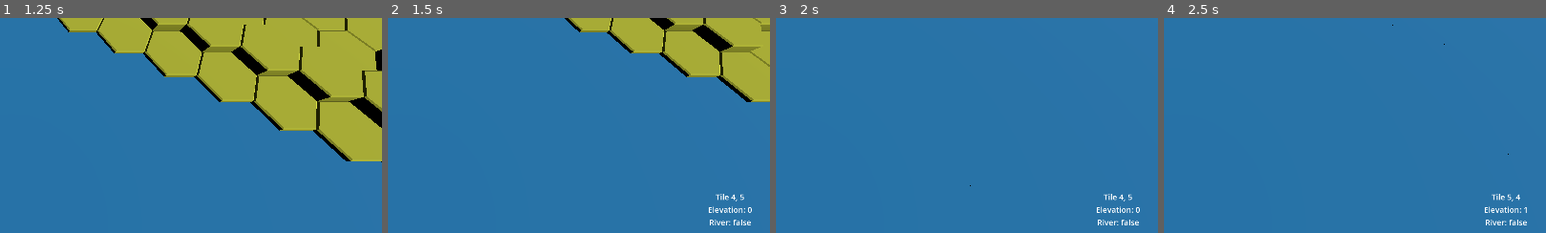
Above: before the commit, frames 1-4 (left to right).
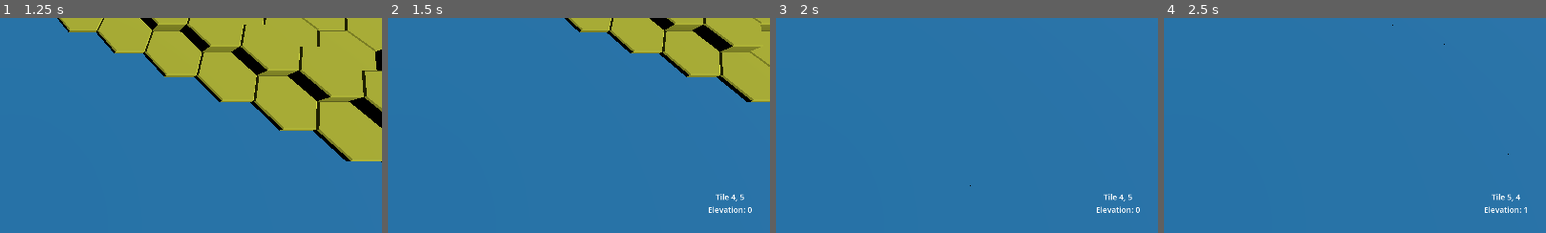
Above: after the commit, the same moments.

Repository: web-fu/prince
Game: Godot game, scene res://scenes/ui/MainMenu.tscn
The game is run twice, just before and just after one commit, with the same random seed, the same clock (stepped at 60 frames per second) and the same inputs.
Inputs (mouse positions are % of the whole screen's width and height, from its top left):
- Up to frame 1 (1.25 s): click "Start Game" at 0.5 s
- Up to frame 2 (1.5 s): tap Enter at 1.25 s; move the mouse to (72, 45) at 1.27 s; hold E (axial_move_north_east) from 1.28 s (still down); hold Down (camera_move_down) from 1.28 s (still down); click (72, 45) at 1.42 s
- Up to frame 3 (2 s): keep holding E (axial_move_north_east); keep holding Down (camera_move_down)
- Up to frame 4 (2.5 s): move the mouse to (30, 55) at 2.02 s; release E (axial_move_north_east) at 2.03 s; release Down (camera_move_down) at 2.03 s; hold S (axial_move_south) from 2.03 s (still down); tap Left (camera_move_left) at 2.1 s
The pictures show only the part of the screen within x 50-100%, y 46-96%; the shares and areas given below are measured in that part.

Frame 1 is identical in both runs. In frame 2, 0.1% of the frame differs, in the area x 84-95%, y 93-97%; in frame 3, 0.1%; in frame 4, 0.1%.

Commit message:
River generation update

Diff:
--- a/scenes/ui/tile_info.gd
+++ b/scenes/ui/tile_info.gd
@@ -16,4 +16,7 @@
 	visible = true
 	title.text = "Tile " + str(hex.coord.col) + ", " + str(hex.coord.row)
 	elevation.text = "Elevation: " + str(hex.elevation)
-	river.text = "River: " + str(hex.has_river)
+	if hex.has_river:
+		river.text = "River In:" + str(hex.river.rotationIn) + " Out " + str(hex.river.rotationOut)
+	else:
+		river.text = ""
--- a/scripts/domain/Hex.gd
+++ b/scripts/domain/Hex.gd
@@ -5,9 +5,11 @@
 var elevation:int = Common.MAX_DEPTH
 var stress:float = 0.0
 var has_river:bool
+var river: River
 
 func _init(col:int, row:int):
 	self.coord = OffsetCoord.new(col, row)
+	self.river = River.new(0, 180)
 
 func getWorldPosition() -> Vector3:
 	var position = CoordConverter.offsetToWorld(coord)
--- a/scripts/domain/OffsetCoord.gd
+++ b/scripts/domain/OffsetCoord.gd
@@ -36,3 +36,12 @@
 	var axial = CoordConverter.offsetToAxial(self)
 	var axialNorthWest = CoordConverter.axialSum(axial, CoordConverter.AXIAL_DIRECTIONS[5])
 	return CoordConverter.axialToOffset(axialNorthWest)
+
+func getDirection(coord: OffsetCoord):
+	var axial = CoordConverter.offsetToAxial(self)
+	var axialTo = CoordConverter.offsetToAxial(coord)
+	var axialDiff = {
+		q = axialTo.q - axial.q,
+		r = axialTo.r - axial.r
+	}
+	return CoordConverter.AXIAL_DIRECTIONS.find(axialDiff)
--- /dev/null
+++ b/scripts/domain/River.gd
@@ -0,0 +1,8 @@
+class_name River
+
+var rotationIn: int
+var rotationOut: int
+
+func _init(rotationIn: int, rotationOut: int):
+	self.rotationIn = rotationIn
+	self.rotationOut = rotationOut
--- a/scripts/generation/RiverGenerator.gd
+++ b/scripts/generation/RiverGenerator.gd
@@ -15,30 +15,20 @@
 		var source = candidates[rng.randi_range(0, candidates.size() - 1)]
 		var river = _generate_single_river(grid, source, rng)
 
-		for hex in river:
-			hex.has_river = true
-			#print(i, ": ", hex.data())
-
 		rivers.append(river)
 
 	return rivers
 
 static func _generate_single_river(
 	grid,
-	source_hex,
+	source,
 	rng: RandomNumberGenerator
 ) -> Array:
-
 	var path := []
-	var current = source_hex
+	var current = source
+	path.append(source)
 
 	while true:
-		path.append(current)
-
-		# Se arriva al mare
-		if current.elevation <= 0:
-			break
-
 		# Se bacino chiuso
 		var candidates := []
 
@@ -51,10 +41,18 @@
 		if candidates.is_empty():
 			break   # lago / bacino chiuso
 
-		# scegli il più basso (con rumore)
-		candidates.sort_custom(func(a, b):
-			return (a.elevation + rng.randf_range(-0.2, 0.2)) < (b.elevation + rng.randf_range(-0.2, 0.2)))
+		var next = candidates[rng.randi_range(0, candidates.size() - 1)]
+		var direction = current.coord.getDirection(next.coord)
+		current.has_river = true
+		current.river.rotationOut = direction * 60
+		next.river.rotationIn = (direction + 3) % 6  * 60
+		print(current.data(), " ", direction, " ", current.river.rotationIn, " ", current.river.rotationOut)
 
-		current = candidates[0]
+		if next.elevation < 0 :
+			break
+
+		path.append(next)
+
+		current = next
 
 	return path
--- a/scripts/generation/WorldGenerator.gd
+++ b/scripts/generation/WorldGenerator.gd
@@ -8,7 +8,7 @@
 	var plates = PlateGenerator.generate(grid, rng)
 	Tectonics.compute_stress(grid, plates)
 	ElevationGenerator.apply(grid)
+	Smoothing.smooth(grid)
 	RiverGenerator.generate_rivers(grid, rng)
-	Smoothing.smooth(grid)
 
 	return grid
